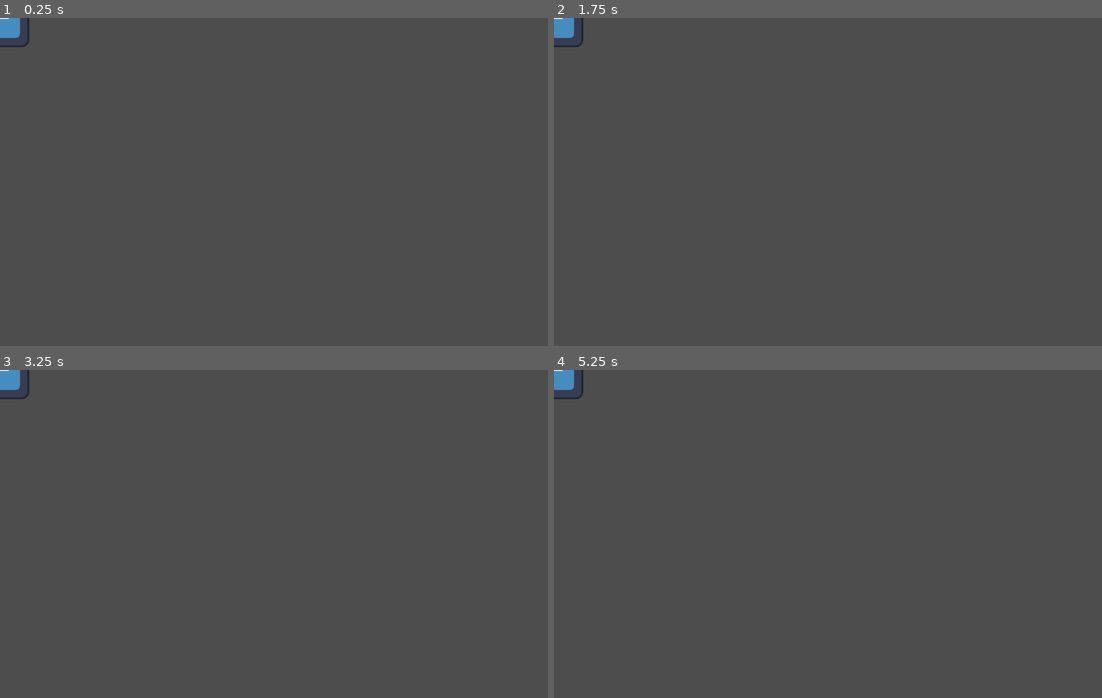
Above: before the commit, frames 1-4 (two rows, left to right).
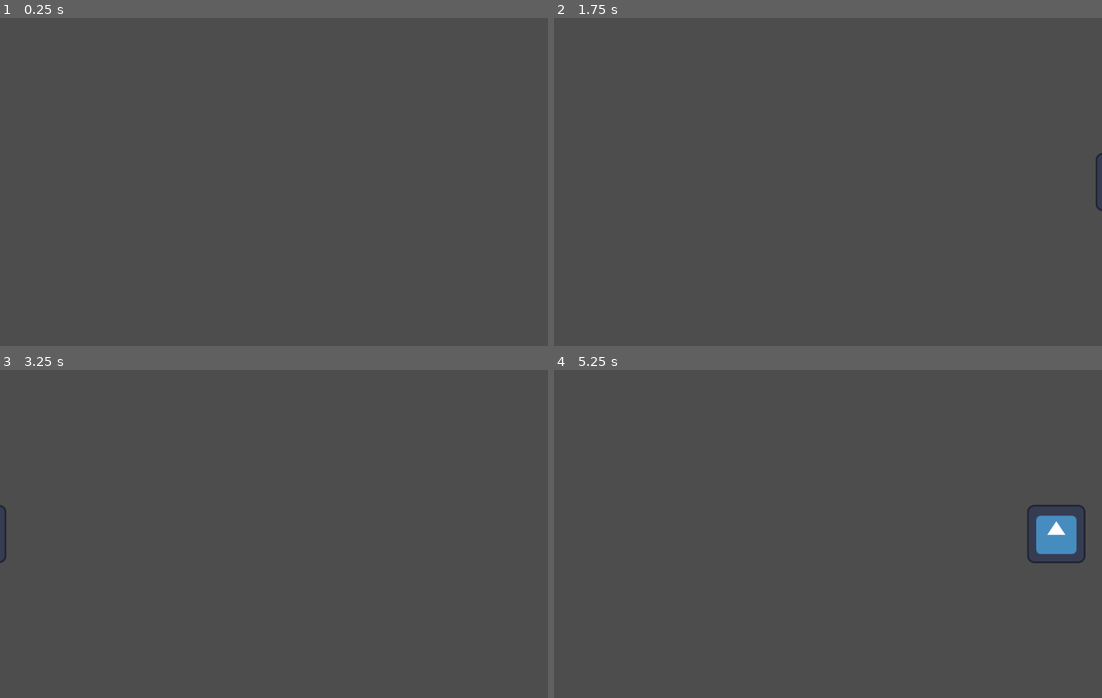
Above: after the commit, the same moments.

Repository: langedev/limelight
Game: Godot game, scene res://Scenes/Stage/stage.tscn
The game is run twice, just before and just after one commit, with the same random seed, the same clock (stepped at 60 frames per second) and the same inputs. The engine's default icon, where the game draws it, is replaced by a stand-in: a white triangle on a blue panel in a dark square.
Inputs:
- Up to frame 1 (0.25 s): no input
- Up to frame 2 (1.75 s): tap Enter at 0.5 s; hold Right (move_right) 0.53-1.28 s; tap Space at 1.25 s; hold Left (move_left) from 1.28 s (still down)
- Up to frame 3 (3.25 s): release Left (move_left) at 2.03 s; hold Right (move_right) from 2.03 s (still down)
- Up to frame 4 (5.25 s): release Right (move_right) at 3.53 s; hold Left (move_left) from 3.53 s (still down)

The runs differ from the first frame. In frame 1, 0.3% of the frame differs, in the area x 0-6%, y 0-9%; in frame 2, 0.4%; in frame 3, 0.4%; in frame 4, 1.4%, in the area x 0-97%, y 0-59%.
Error before the commit: Parse Error: Could not find type "StageDir" under base "Stage". (res://Scenes/Actor/actor_position.gd:13)

Commit message:
ActorSprite now wraps, ActorPositioning uses Scene
ActorSprite now has a classname and correctly wraps around the edges
with the new functions provided based on which direction it is wrapping
around. Since offstage left exists, but offstage right doesn't the
direction you go determines your teleport order.

Additionally update the ActorPositioning to use the new
ScenePositioning, as well as refactoring the movement code in general to
be easier to work with in the new system.

This also meant changing the way keys were passed around. I opted for
separating movement and turning since I often wanted to check them
separately. I like the change.

Diff:
--- a/Scenes/Actor/actor.gd
+++ b/Scenes/Actor/actor.gd
@@ -4,4 +4,4 @@
 
 func set_stage(stage: Stage):
 	positionNode.stage = stage
-	positionNode.force_move(0)
+	positionNode.init_stage_pos()
--- a/Scenes/Actor/actor_position.gd
+++ b/Scenes/Actor/actor_position.gd
@@ -4,76 +4,87 @@
 const FACE_LEFT = true
 
 @export var move_time := 0.3
-@export var sprite: Sprite2D
+@export var sprite: ActorSprite
 
-enum KeyDirections {STAY, MOVE_RIGHT, MOVE_LEFT, TURN_RIGHT, TURN_LEFT}
+enum Move {STAY, LEFT, RIGHT}
+enum Turn {STAY, LEFT, RIGHT}
 
 var stage: Stage:
 	set(new_stage): stage = new_stage
-var _prev_dir: Stage.StageDir = Stage.StageDir.NULL
+var _stage_position: Stage.StagePosition
+
+func init_stage_pos():
+	_stage_position = stage.get_stage_position()
+	var new_position := stage.stage_to_local(_stage_position)
+	global_position = new_position
+	sprite.start_moving_smoothly(new_position, new_position)
 
 # Called every frame. 'delta' is the elapsed time since the previous frame.
 func _process(delta: float) -> void:
-	var move_key_state = _get_move_key_input(delta)
-	_move(move_key_state)
+	var move_key_state := _get_move_key_input(delta)
+	if move_key_state.x != Move.STAY or move_key_state.y != Turn.STAY:
+		_move(move_key_state.x, move_key_state.y)
 
-var right_key_time := 0.0
-var left_key_time := 0.0
-func _get_move_key_input(delta: float) -> KeyDirections:
+func _move(move: Move, turn: Turn) -> void:
+	match turn:
+		Turn.LEFT:
+			sprite.flip(FACE_LEFT)
+		Turn.RIGHT:
+			sprite.flip(FACE_RIGHT)
+
+	var wrapping := false
+	match move:
+		Move.LEFT:
+			if (sprite.is_moving() and _stage_position.previous_movement()) or \
+					(not sprite.is_moving()):
+				wrapping = _stage_position.decrement_position()
+				_update_position(wrapping, move)
+		Move.RIGHT:
+			if (sprite.is_moving() and not _stage_position.previous_movement()) or \
+					(not sprite.is_moving()):
+				wrapping = _stage_position.increment_position()
+				_update_position(wrapping, move)
+
+func _update_position(wrapping: bool, move: Move) -> void:
+	global_position = stage.stage_to_local(_stage_position)
+	if wrapping:
+		match move:
+			Move.LEFT:
+				sprite.move_onstage_right(stage.get_onstage_right(), \
+						stage.get_offstage_right())
+			Move.RIGHT:
+				sprite.move_offstage_right(stage.get_offstage_left(), \
+						stage.get_offstage_right())
+	else:
+		sprite.start_moving_smoothly(global_position)
+
+var _right_key_time := 0.0
+var _left_key_time := 0.0
+func _get_move_key_input(delta: float) -> Vector2i:
 	if Input.is_action_pressed("move_right"):
-		left_key_time = 0
-		right_key_time += delta
+		_left_key_time = 0
+		_right_key_time += delta
 	if Input.is_action_just_released("move_right"):
-		right_key_time = 0
+		_right_key_time = 0
 
 	if Input.is_action_pressed("move_left"):
-		right_key_time = 0
-		left_key_time += delta
+		_right_key_time = 0
+		_left_key_time += delta
 	if Input.is_action_just_released("move_left"):
-		left_key_time = 0
+		_left_key_time = 0
 
-	if right_key_time >= move_time:
-		return KeyDirections.MOVE_RIGHT
-	if left_key_time >= move_time:
-		return KeyDirections.MOVE_LEFT
-	if right_key_time == 0:
-		if left_key_time == 0:
-			return KeyDirections.STAY
-		return KeyDirections.TURN_LEFT
-	return KeyDirections.TURN_RIGHT
+	var output := Vector2i(Move.STAY, Turn.STAY)
 
-func _move(key_state: KeyDirections) -> void:
-	match key_state:
-		KeyDirections.MOVE_LEFT:
-			if (sprite.is_moving() and _prev_dir == Stage.StageDir.RIGHT) or \
-					(not sprite.is_moving()):
-				sprite.flip(FACE_LEFT)
-				_move_tile(stage.StageDir.LEFT)
-		KeyDirections.MOVE_RIGHT:
-			if (sprite.is_moving() and _prev_dir == Stage.StageDir.LEFT) or \
-					(not sprite.is_moving()):
-				sprite.flip(FACE_RIGHT)
-				_move_tile(stage.StageDir.RIGHT)
-		KeyDirections.TURN_LEFT:
-			sprite.flip(FACE_LEFT)
-		KeyDirections.TURN_RIGHT:
-			sprite.flip(FACE_RIGHT)
+	if _right_key_time >= move_time:
+		output.x = Move.RIGHT
+		output.y = Turn.RIGHT
+	elif _right_key_time != 0:
+		output.y = Turn.RIGHT
 
-func force_move(stage_position: int) -> void:
-	var new_position := stage.stage_to_local(stage_position)
-	global_position = new_position
-	sprite.start_moving_smoothly(new_position, new_position)
+	if _left_key_time >= move_time:
+		output.x = Move.LEFT
+		output.y = Turn.LEFT
+	elif _left_key_time != 0:
+		output.y = Turn.LEFT
 
-func _move_tile(direction: int) -> void:
-	_prev_dir = direction / abs(direction)
-	var current_pos: int = stage.local_to_stage(global_position)
-	var target_pos: int = current_pos + direction
-
-	prints(current_pos, target_pos)
-
-	global_position = stage.stage_to_local(target_pos)
-	if sprite.is_moving():
-		sprite.start_moving_smoothly(stage.stage_to_local(target_pos))
-	else:
-		sprite.start_moving_smoothly(stage.stage_to_local(target_pos), \
-			stage.stage_to_local(current_pos))
+	return output
--- a/Scenes/Actor/actor_sprite.gd
+++ b/Scenes/Actor/actor_sprite.gd
@@ -1,4 +1,4 @@
-extends Sprite2D
+class_name ActorSprite extends Sprite2D
 
 @export var _default_flip := false
 @export var _speed := 200
@@ -7,6 +7,8 @@
 
 var _is_moving := true
 var _target: Vector2
+var _moving_offstage_r := false
+var _offstage_l: Vector2
 
 # var _peak := Vector2.UP * _bobbing_height
 # var _bob_dir := Vector2.UP
@@ -14,6 +16,10 @@
 	if _is_moving:
 		global_position = global_position.move_toward(_target, delta * _speed)
 		_is_moving = global_position != _target
+		# TP to offstage left if done moving and called from move_offstage_right
+		if _moving_offstage_r and not _is_moving:
+			global_position = _offstage_l
+			_moving_offstage_r = false
 
 
 func flip(face_right: bool):
@@ -26,6 +32,20 @@
 	global_position = from
 	_target = to
 	_is_moving = true
+	_moving_offstage_r = false
 
 func is_moving() -> bool:
 	return _is_moving
+
+func move_onstage_right(onstage_r: Vector2, offstage_r: Vector2) -> void:
+	# TP to offstage right
+	global_position = offstage_r
+	# Move to onstage right
+	start_moving_smoothly(onstage_r)
+
+func move_offstage_right(offstage_l: Vector2, offstage_r: Vector2) -> void:
+	# Move to offstage right
+	start_moving_smoothly(offstage_r)
+	_moving_offstage_r = true
+	_offstage_l = offstage_l
+	# TP to offstage left in _process
